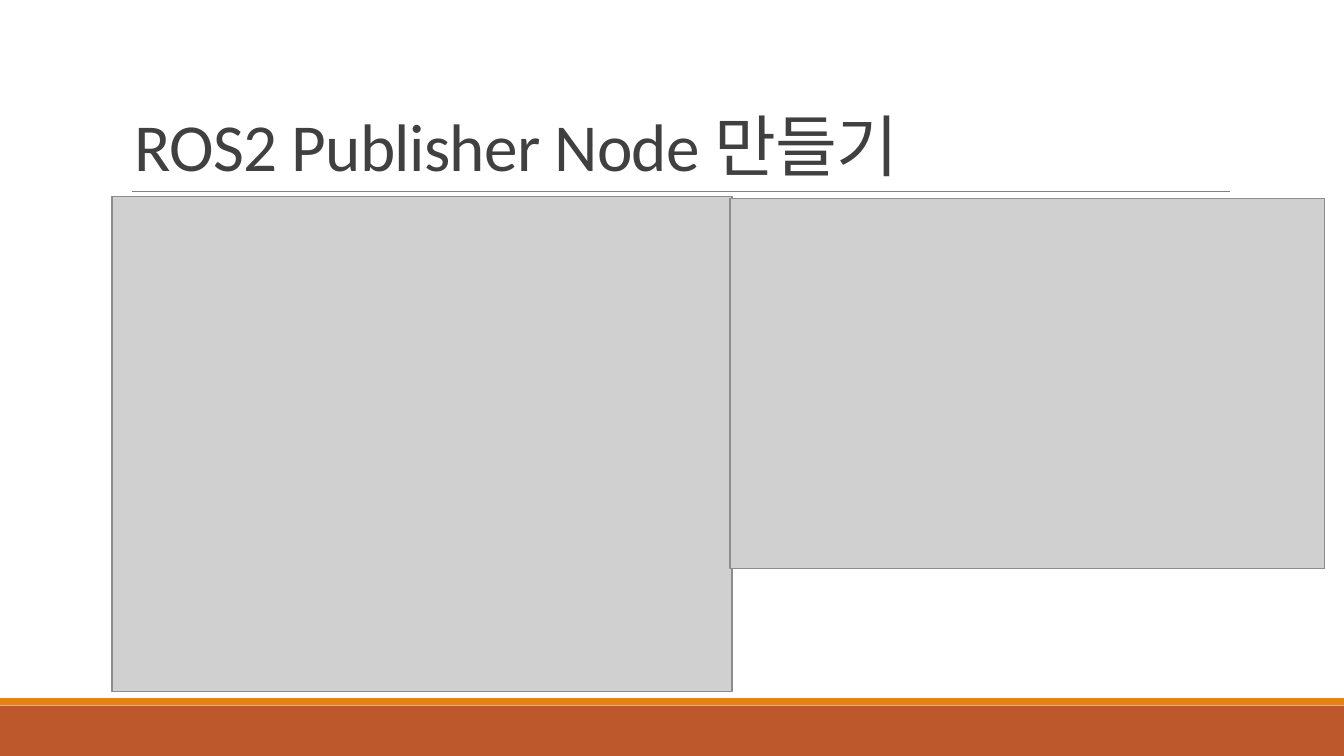
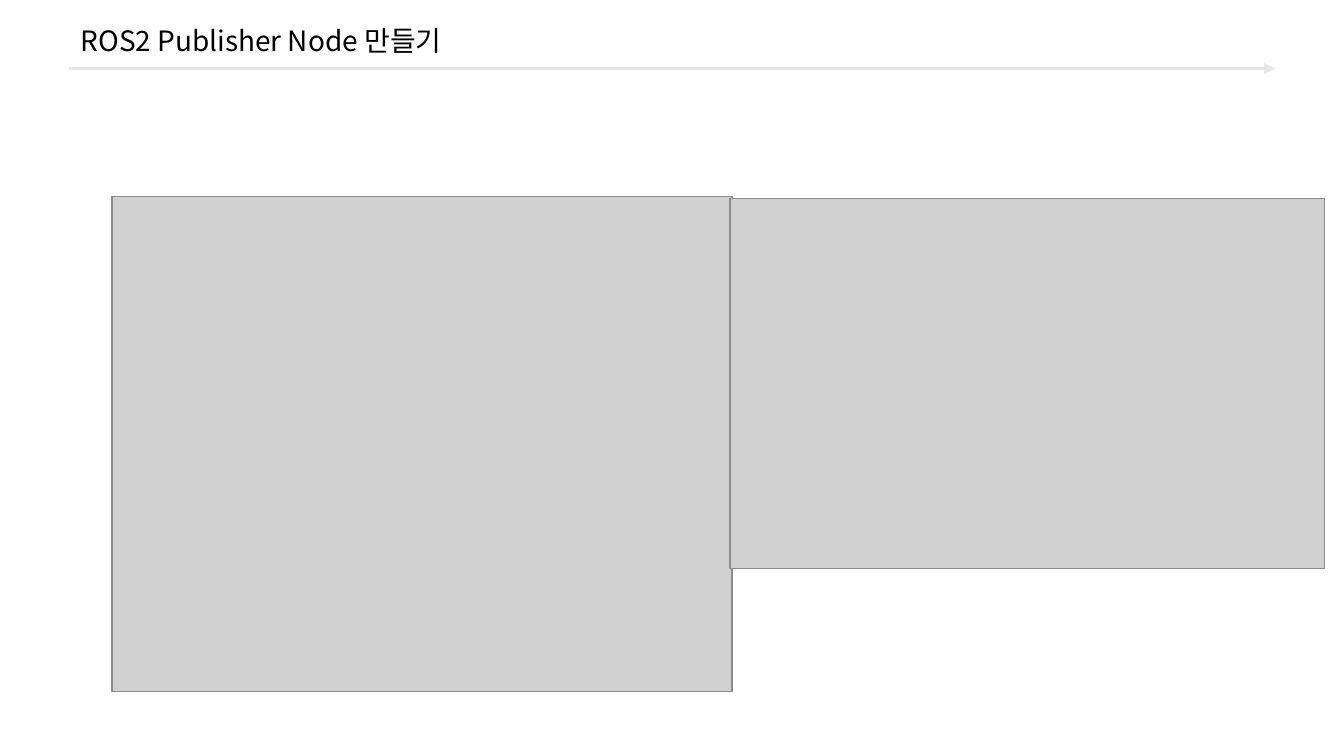
Before and after one commit to freshmea/ict_robot_dajung, a slide deck: slide 11 of pdf_ppt/3. ROS2/교안_ROS2 터틀봇_바인드소프트_2일차교욱.pptx (slide 7 before the commit). Drawn at 1344x756 pixels with LibreOffice and Linux fonts; fonts in the diff are those of the drawing; grey boxes stand for pictures; background and template pictures are left out. Boxes give left, top, right and bottom in pixels: in the first picture for what was removed or moved away, otherwise in the second. Text is boxed around its words. In the diff, an @@ line names an element or a change of style, - is before the commit and + after.

```diff
--- a/pdf_ppt/3. ROS2/교안_ROS2 터틀봇_바인드소프트_2일차교욱.pptx
+++ b/pdf_ppt/3. ROS2/교안_ROS2 터틀봇_바인드소프트_2일차교욱.pptx
@@ title "ROS2 Publisher Node 만들기": place and size @@
-title "ROS2 Publisher Node 만들기" at box(134, 115, 898, 177)
+title "ROS2 Publisher Node 만들기" at box(81, 28, 441, 54)
@@ title "ROS2 Publisher Node 만들기" at box(81, 28, 441, 54): size 36 to 15 pt, font Calibri to Noto Sans CJK KR, text colour #404040 to #000000, letter spacing -0.4 to 0 pt; line spacing 0.85 to 1; vertical alignment bottom to middle @@
@@ arrow added from (69, 69) to (1275, 69), #E6E6E6 1.5 pt @@
@@ line removed from (132, 192) to (1230, 192) @@
@@ rectangle removed at box(0, 706, 1344, 756) @@
@@ rectangle removed at box(0, 699, 1344, 706) @@
```
Also in this commit, not shown: 7 other slides changed, 6 slides added, 3 slides removed, 19 other files.
